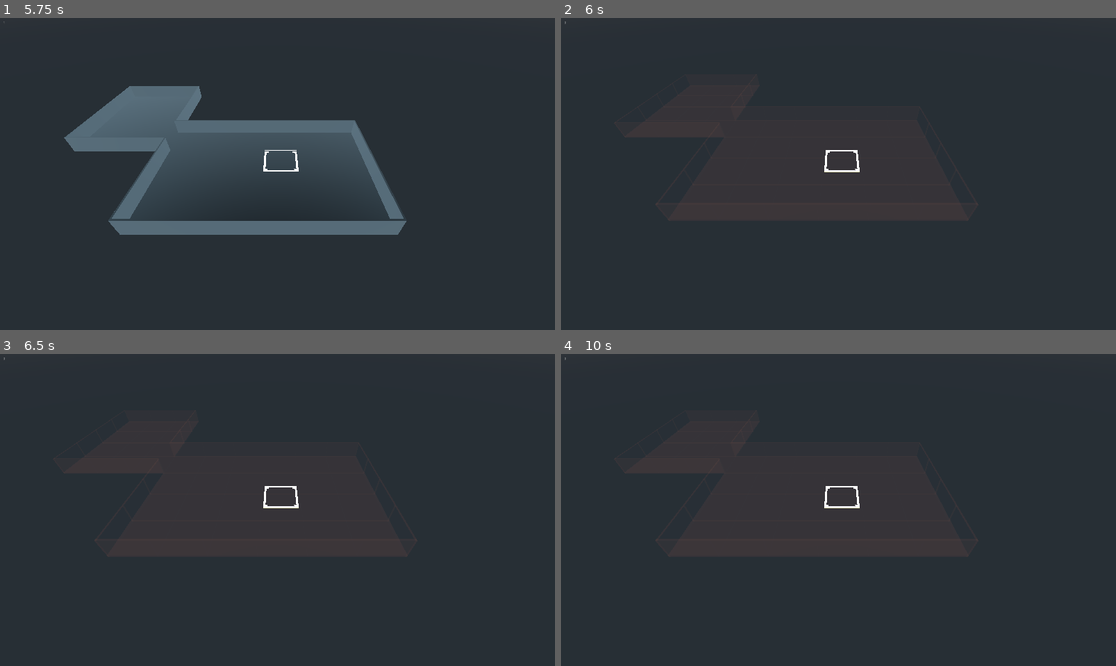
Above: before the commit, frames 1-4 (two rows, left to right).
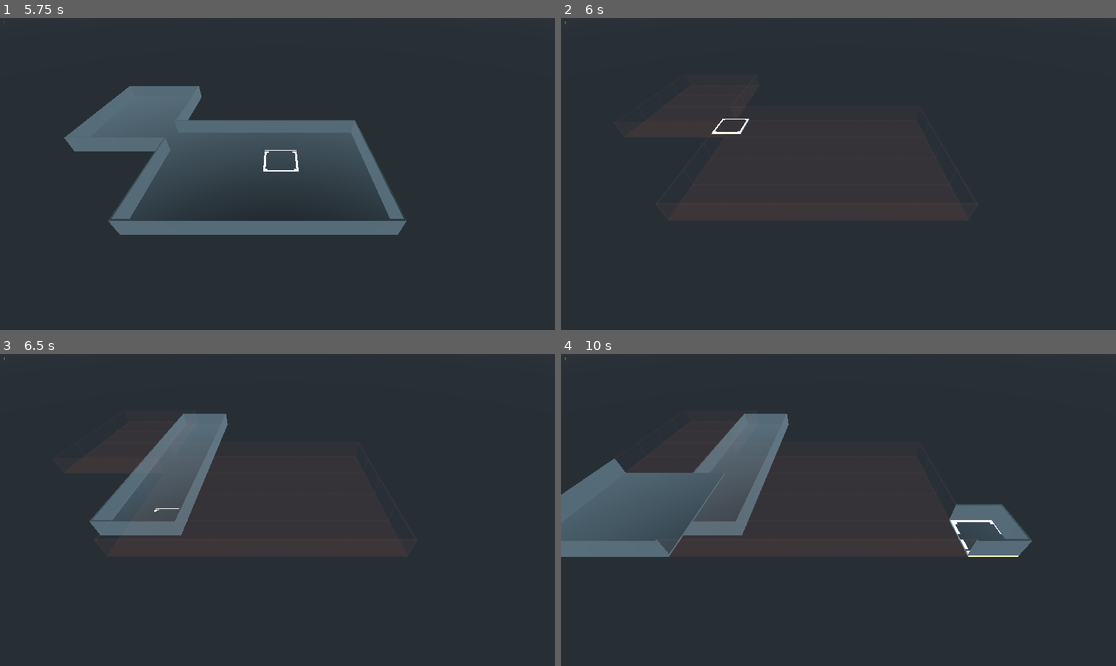
Above: after the commit, the same moments.

Repository: newnoiseworks/TowerStory
Game: Godot game, scene res://Scenes/building/building.tscn
Two runs of this game, one before a commit and one after it. Both use one fixed random seed, a clock stepped at 60 frames per second and the inputs below.
Inputs (mouse positions are in pixels of both pictures, inside the frame that each line leads up to):
- Up to frame 1 (5.75 s): tap Enter at 0.5 s; move the mouse to (399, 158) at 0.52 s; press the mouse at (399, 158) at 0.53 s; hold D (move_right) 0.53-1.25 s; release the mouse at (399, 158) at 1.25 s; drag from (166, 189) to (249, 236) at 1.27 s; tap Space at 2 s; move the mouse to (333, 105) at 2.02 s; hold D (move_right) 2.03-2.75 s; tap Alt at 2.1 s; drag from (249, 236) to (111, 127) at 2.77 s; move the mouse to (444, 220) at 3.52 s; hold A (move_left) 3.53-4.25 s; tap Shift at 3.6 s; drag from (111, 127) to (194, 96) at 4.27 s; move the mouse to (305, 174) at 5.02 s; hold X (move_down) from 5.03 s (still down); right-click (305, 174) at 5.1 s; click (305, 174) at 5.17 s
- Up to frame 2 (6 s): release X (move_down) at 5.75 s; tap Enter at 5.75 s; drag from (755, 96) to (727, 189) at 5.77 s
- Up to frame 3 (6.5 s): no input
- Up to frame 4 (10 s): move the mouse to (960, 494) at 6.52 s; hold Z (move_up) 6.53-7.25 s; tap Ctrl at 6.6 s; tap Space at 7.25, 8.75 s; drag from (727, 525) to (810, 572) at 7.27 s; tap Enter at 8 s; move the mouse to (894, 441) at 8.02 s; press the mouse at (894, 441) at 8.03 s; hold X (move_down) 8.03-8.75 s; release the mouse at (894, 441) at 8.75 s; drag from (810, 572) to (672, 463) at 8.77 s; move the mouse to (1005, 556) at 9.52 s; hold Z (move_up) from 9.53 s (still down); tap Alt at 9.6 s; click (1005, 556) at 9.67 s

Frame 1 is identical in both runs. In frame 2, 0.2% of the frame differs, in the area x 27-54%, y 32-50%; in frame 3, 5.4%; in frame 4, 12%, in the area x 0-85%, y 19-66%.
Error after the commit: Attempt to call function 'is_connected' in base 'null instance' on a null instance. (res://scenes/building/building.gd:51)

Commit message:
moves active floor input event, but better

Diff:
--- a/Scenes/building/building.gd
+++ b/Scenes/building/building.gd
@@ -12,8 +12,8 @@
 var _main_button_press_target: Vector3
 var _is_main_button_pressed: bool = false
 
-var previous_floor: Spatial
-var current_floor: Spatial
+var previous_floor: Area
+var current_floor: Area
 var current_floor_idx = 1
 
 
@@ -34,6 +34,8 @@
 			mouse_select.translate_object_local(Vector3(
 				0, camera_gimbal.camera_y_diff_per_floor, 0
 			))
+
+			_post_floor_change()
 		elif event.is_action_released("move_down") and basement.get_child_count() < current_floor_idx:
 			previous_floor = get_node_or_null("floors/floor%s/floor" % [current_floor_idx])
 			current_floor_idx -= 1
@@ -41,23 +43,28 @@
 				0, camera_gimbal.camera_y_diff_per_floor * -1, 0
 			))
 
-		_post_floor_change()
+			_post_floor_change()
 
 
 func _post_floor_change():
-	if previous_floor != null:
-		previous_floor.set_transparent()
-		if previous_floor.is_connected("input_event", self, "_on_floor_input_event"):
-			previous_floor.disconnect("input_event", self, "_on_floor_input_event")
-
 	current_floor = get_node_or_null("floors/floor%s/floor" % [current_floor_idx])
-
 	if current_floor == null: _create_new_current_floor()
 
+	if previous_floor.is_connected("input_event", self, "_on_floor_input_event"):
+		previous_floor.disconnect("input_event", self, "_on_floor_input_event")
+
+	if !current_floor.is_connected("input_event", self, "_on_floor_input_event"):
+		var _c = current_floor.connect("input_event", self, "_on_floor_input_event")
+
+	previous_floor.input_ray_pickable = false
+	current_floor.input_ray_pickable = true
+
+	previous_floor.set_transparent()
 	current_floor.set_opaque()
 
 	current_level_ui.text = str(current_floor_idx)
 	camera_gimbal.change_floor(current_floor_idx)
+
 
 
 func _on_floor_input_event(_camera, event, position, _normal, _shape_idx):
@@ -156,6 +163,7 @@
 
 	current_floor.draw_floor()
 	var _c = current_floor.connect("input_event", self, "_on_floor_input_event")
+	current_floor.input_ray_pickable = true
 
 
 func _closest_multiple_of(x: int)-> int:
--- a/Scenes/floor/floor.gd
+++ b/Scenes/floor/floor.gd
@@ -162,6 +162,8 @@
 	edges[SIDE.ZDOWN] = 1 if !floor_data[x].has(z-TowerGlobals.TILE_MULTIPLE) else 0
 
 	return edges
+
+
 func _get_piece_count(_floor = null)-> int:
 	if _floor == null:
 		_floor = floor_data
--- a/Scenes/floor/floor.tscn
+++ b/Scenes/floor/floor.tscn
@@ -6,6 +6,7 @@
 
 [node name="floor" type="Area"]
 transform = Transform( 1, 0, 0, 0, 0.1, 0, 0, 0, 1, 0, 0, 0 )
+input_ray_pickable = false
 script = ExtResource( 1 )
 
 [node name="CollisionShape" type="CollisionShape" parent="."]
